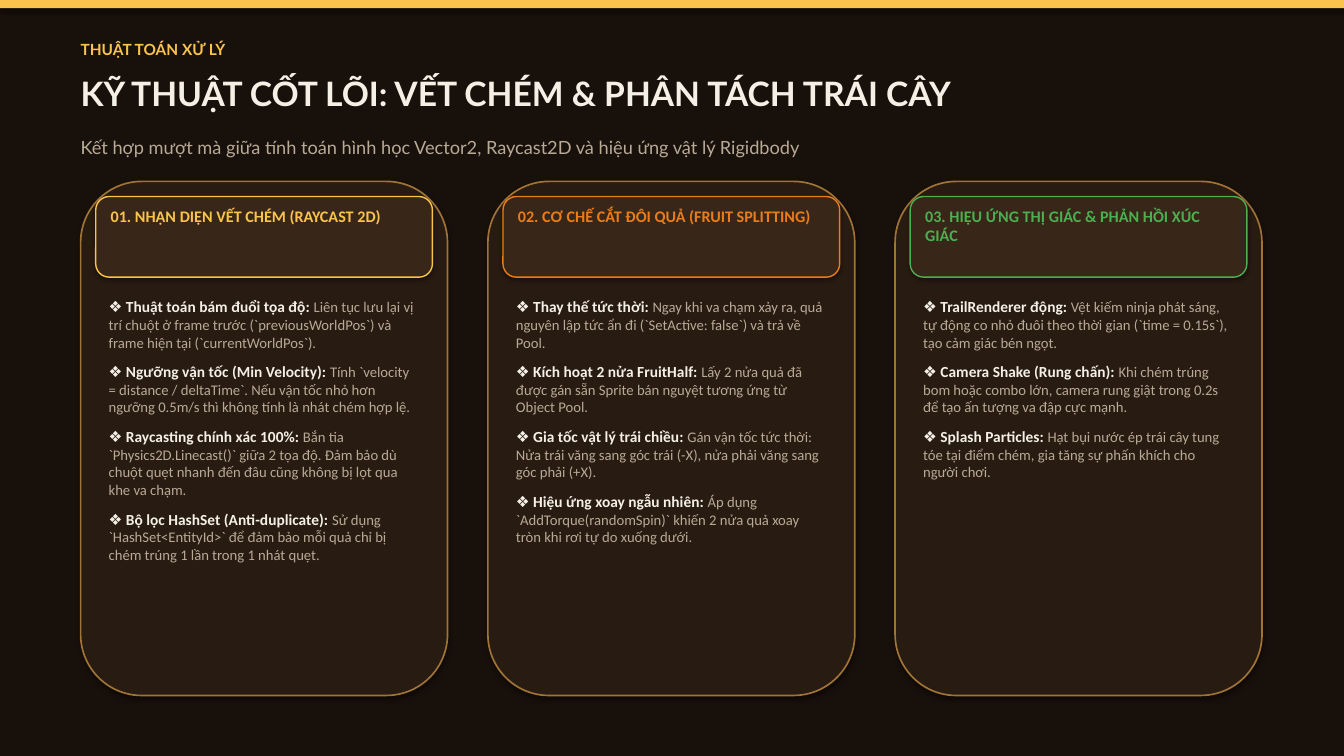
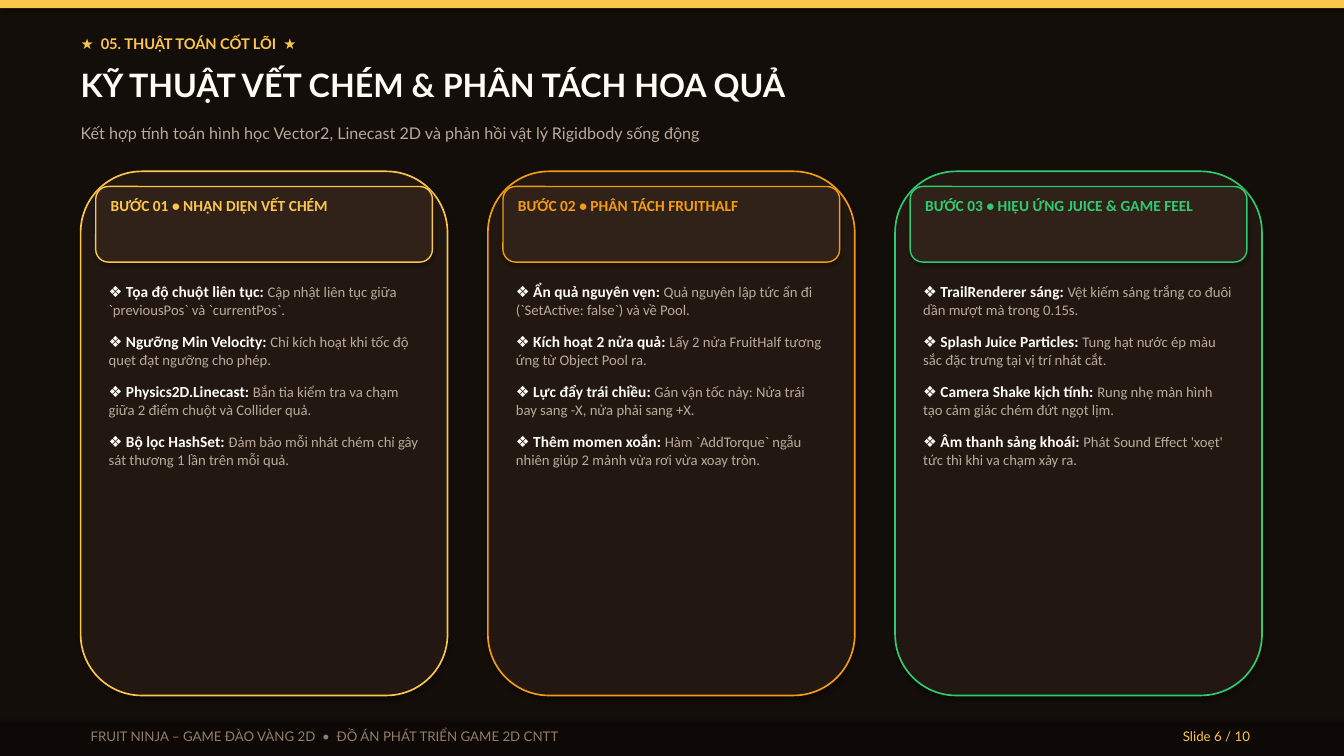
Before and after one commit to delivred/chemhoaquaunity, a slide deck: slide 6 of FRUIT_NINJA_2D_Thuyet_Trinh.pptx. Drawn at 1344x756 pixels with LibreOffice and Linux fonts; fonts in the diff are those of the drawing. Boxes give left, top, right and bottom in pixels: in the first picture for what was removed or moved away, otherwise in the second. Text is boxed around its words. In the diff, an @@ line names an element or a change of style, - is before the commit and + after.

Commit message:
Add Golden and Freeze special fruits with custom sprites, sliced halves, and VFX

```diff
--- a/FRUIT_NINJA_2D_Thuyet_Trinh.pptx
+++ b/FRUIT_NINJA_2D_Thuyet_Trinh.pptx
@@ rectangle at (0,0,1344,756): fill #18100B to #140E0A @@
@@ text at (101,36,276,52): text changed; size 11 to 10.5 pt; text colour #FAC34B to #FCC64B @@
-THUẬT TOÁN XỬ LÝ
+★ 05. THUẬT TOÁN CỐT LÕI ★
@@ text at (81,69,786,103): text changed; size 24 to 23 pt; text colour #F5F0E6 to #FFFCF5 @@
-KỸ THUẬT CỐT LÕI: VẾT CHÉM & PHÂN TÁCH TRÁI CÂY
+KỸ THUẬT VẾT CHÉM & PHÂN TÁCH HOA QUẢ
@@ text at (81,126,700,142): text changed; size 13 to 11.5 pt; text colour #B9AA96 to #B9AA9B @@
-Kết hợp mượt mà giữa tính toán hình học Vector2, Raycast2D và hiệu ứng vật lý Rigidbody
+Kết hợp tính toán hình học Vector2, Linecast 2D và phản hồi vật lý Rigidbody sống động
@@ rounded rectangle: place and size @@
-rounded rectangle at (81,181,448,696)
+rounded rectangle at (81,171,448,696)
@@ rounded rectangle at (81,171,448,696): fill #281B12 to #221811; outline #A07337 1.2 pt to #FCC64B 1.2 pt @@
@@ rounded rectangle: place and size @@
-rounded rectangle at (488,181,855,696)
+rounded rectangle at (488,171,855,696)
@@ rounded rectangle at (488,171,855,696): fill #281B12 to #221811; outline #A07337 1.2 pt to #F39C12 1.2 pt @@
@@ rounded rectangle: place and size @@
-rounded rectangle at (895,181,1262,696)
+rounded rectangle at (895,171,1262,696)
@@ rounded rectangle at (895,171,1262,696): fill #281B12 to #221811; outline #A07337 1.2 pt to #2ECC71 1.2 pt @@
@@ rounded rectangle: place and size @@
-rounded rectangle at (96,197,433,277)
+rounded rectangle at (96,187,433,262)
@@ rounded rectangle at (96,187,433,262): fill #382619 to #302218; outline #FAC34B 1 pt to #FCC64B 1 pt @@
@@ text at (111,198,328,214): text changed; size 11.5 to 11 pt; text colour #FAC34B to #FCC64B @@
-01. NHẬN DIỆN VẾT CHÉM (RAYCAST 2D)
+BƯỚC 01 • NHẬN DIỆN VẾT CHÉM
@@ rounded rectangle: place and size @@
-rounded rectangle at (503,197,840,277)
+rounded rectangle at (503,187,840,262)
@@ rounded rectangle at (503,187,840,262): fill #382619 to #302218; outline #EB7D19 1 pt to #F39C12 1 pt @@
@@ text removed at (518,209,811,224) @@
-02. CƠ CHẾ CẮT ĐÔI QUẢ (FRUIT SPLITTING)
@@ text added at (518,198,738,211), 11 pt, text #F39C12, bold @@
+BƯỚC 02 • PHÂN TÁCH FRUITHALF
@@ rounded rectangle: place and size @@
-rounded rectangle at (910,197,1247,277)
+rounded rectangle at (910,187,1247,262)
@@ rounded rectangle at (910,187,1247,262): fill #382619 to #302218; outline #4CAF50 1 pt to #2ECC71 1 pt @@
@@ text at (925,198,1193,214): text changed; size 11.5 to 11 pt; text colour #4CAF50 to #2ECC71 @@
-03. HIỆU ỨNG THỊ GIÁC & PHẢN HỒI XÚC GIÁC
+BƯỚC 03 • HIỆU ỨNG JUICE & GAME FEEL
@@ text at (109,286,418,468): text changed; text colour #B9AA96 to #B9AA9B @@
-❖ Thuật toán bám đuổi tọa độ: Liên tục lưu lại vị trí chuột ở frame trước (`previousWorldPos`) và frame hiện tại (`currentWorldPos`).
-❖ Ngưỡng vận tốc (Min Velocity): Tính `velocity = distance / deltaTime`. Nếu vận tốc nhỏ hơn ngưỡng 0.5m/s thì không tính là nhát chém hợp lệ.
-❖ Raycasting chính xác 100%: Bắn tia `Physics2D.Linecast()` giữa 2 tọa độ. Đảm bảo dù chuột quẹt nhanh đến đâu cũng không bị lọt qua khe va chạm.
-❖ Bộ lọc HashSet (Anti-duplicate): Sử dụng `HashSet<EntityId>` để đảm bảo mỗi quả chỉ bị chém trúng 1 lần trong 1 nhát quẹt.
+❖ Tọa độ chuột liên tục: Cập nhật liên tục giữa `previousPos` và `currentPos`.
+❖ Ngưỡng Min Velocity: Chỉ kích hoạt khi tốc độ quẹt đạt ngưỡng cho phép.
+❖ Physics2D.Linecast: Bắn tia kiểm tra va chạm giữa 2 điểm chuột và Collider quả.
+❖ Bộ lọc HashSet: Đảm bảo mỗi nhát chém chỉ gây sát thương 1 lần trên mỗi quả.
@@ text at (516,284,822,468): text changed; text colour #B9AA96 to #B9AA9B @@
-❖ Thay thế tức thời: Ngay khi va chạm xảy ra, quả nguyên lập tức ẩn đi (`SetActive: false`) và trả về Pool.
-❖ Kích hoạt 2 nửa FruitHalf: Lấy 2 nửa quả đã được gán sẵn Sprite bán nguyệt tương ứng từ Object Pool.
-❖ Gia tốc vật lý trái chiều: Gán vận tốc tức thời: Nửa trái văng sang góc trái (-X), nửa phải văng sang góc phải (+X).
-❖ Hiệu ứng xoay ngẫu nhiên: Áp dụng `AddTorque(randomSpin)` khiến 2 nửa quả xoay tròn khi rơi tự do xuống dưới.
+❖ Ẩn quả nguyên vẹn: Quả nguyên lập tức ẩn đi (`SetActive: false`) và về Pool.
+❖ Kích hoạt 2 nửa quả: Lấy 2 nửa FruitHalf tương ứng từ Object Pool ra.
+❖ Lực đẩy trái chiều: Gán vận tốc nảy: Nửa trái bay sang -X, nửa phải sang +X.
+❖ Thêm momen xoắn: Hàm `AddTorque` ngẫu nhiên giúp 2 mảnh vừa rơi vừa xoay tròn.
@@ text at (923,285,1232,468): text changed; text colour #B9AA96 to #B9AA9B @@
-❖ TrailRenderer động: Vệt kiếm ninja phát sáng, tự động co nhỏ đuôi theo thời gian (`time = 0.15s`), tạo cảm giác bén ngọt.
-❖ Camera Shake (Rung chấn): Khi chém trúng bom hoặc combo lớn, camera rung giật trong 0.2s để tạo ấn tượng va đập cực mạnh.
-❖ Splash Particles: Hạt bụi nước ép trái cây tung tóe tại điểm chém, gia tăng sự phấn khích cho người chơi.
+❖ TrailRenderer sáng: Vệt kiếm sáng trắng co đuôi dần mượt mà trong 0.15s.
+❖ Splash Juice Particles: Tung hạt nước ép màu sắc đặc trưng tại vị trí nhát cắt.
+❖ Camera Shake kịch tính: Rung nhẹ màn hình tạo cảm giác chém đứt ngọt lịm.
+❖ Âm thanh sảng khoái: Phát Sound Effect 'xoẹt' tức thì khi va chạm xảy ra.
@@ rectangle added at (0,721,1344,756), fill #0E0906 @@
@@ text added at (91,730,559,741), 9.5 pt, text #917D69 @@
+FRUIT NINJA – GAME ĐÀO VÀNG 2D • ĐỒ ÁN PHÁT TRIỂN GAME 2D CNTT
@@ text added at (1183,731,1250,741), 9.5 pt, text #FCC64B @@
+Slide 6 / 10
```
Also in this commit, not shown: 7 other slides changed, 2 slides added, 2 slides removed, 31 other files.
